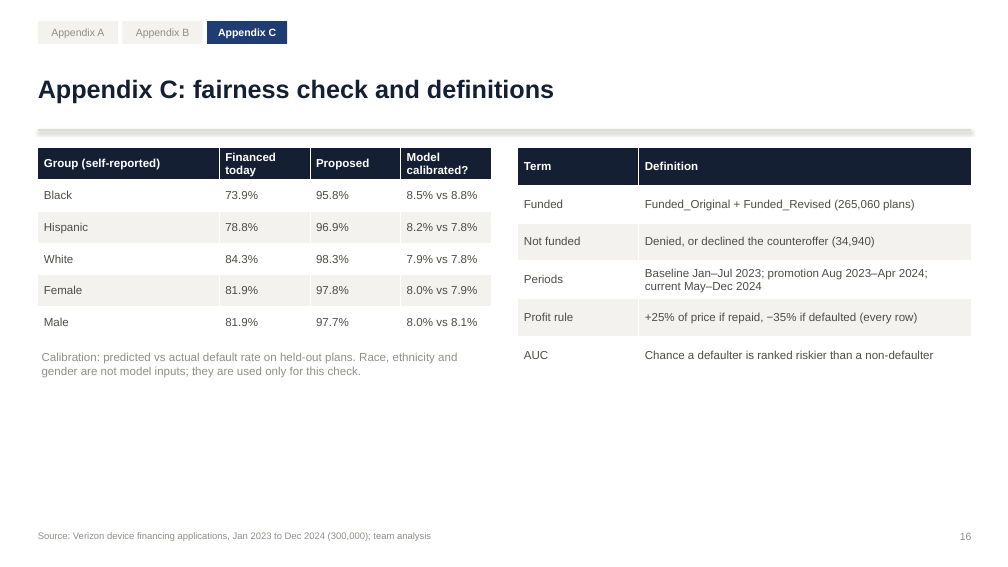
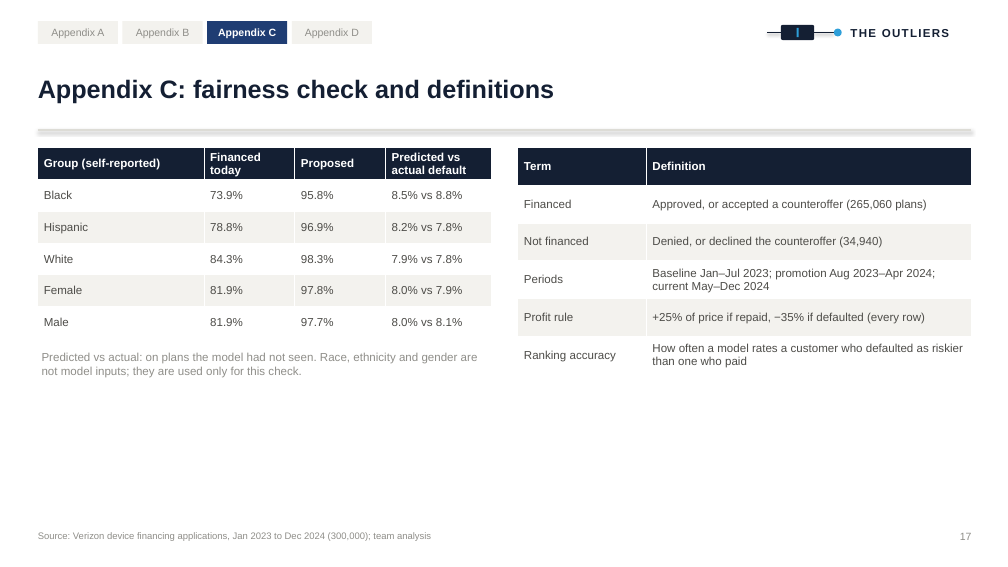
Before and after one commit to olerigha/Data-Learning, a slide deck: slide 17 of Leadership & Consulting in Data Science/Verizon EDA/Presentation/Verizon_Proposal_The_Outliers.pptx (slide 16 before the commit). Drawn at 1008x567 pixels with LibreOffice and Linux fonts; fonts in the diff are those of the drawing. Boxes give left, top, right and bottom in pixels: in the first picture for what was removed or moved away, otherwise in the second. Text is boxed around its words. In the diff, an @@ line names an element or a change of style, - is before the commit and + after.

```diff
--- a/Leadership & Consulting in Data Science/Verizon EDA/Presentation/Verizon_Proposal_The_Outliers.pptx
+++ b/Leadership & Consulting in Data Science/Verizon EDA/Presentation/Verizon_Proposal_The_Outliers.pptx
@@ rectangle added at <box>292,21,372,44</box>, fill #F3F2EE, 10 pt, text #8F8E89 @@
+Appendix D
@@ rounded rectangle added at <box>781,25,814,40</box>, fill #141F33 @@
@@ rectangle added at <box>797,28,799,37</box>, fill #2E9FD9 @@
@@ ellipse added at <box>834,29,842,36</box>, fill #2E9FD9 @@
@@ text added at <box>850,29,949,37</box>, 11 pt, text #141F33, bold @@
+THE OUTLIERS
@@ line added from (768, 33) to (781, 33), #141F33 1.2 pt @@
@@ line added from (814, 33) to (834, 33), #141F33 1.2 pt @@
@@ table at <box>38,147,492,338</box> @@
-row 1, column 4: Model calibrated?
+row 1, column 4: Predicted vs actual default
@@ table at <box>518,147,972,374</box> @@
-row 2, column 1: Funded
+row 2, column 1: Financed
-row 2, column 2: Funded_Original + Funded_Revised (265,060 plans)
+row 2, column 2: Approved, or accepted a counteroffer (265,060 plans)
-row 3, column 1: Not funded
+row 3, column 1: Not financed
-row 6, column 1: AUC
+row 6, column 1: Ranking accuracy
-row 6, column 2: Chance a defaulter is ranked riskier than a non-defaulter
+row 6, column 2: How often a model rates a customer who defaulted as riskier than one who paid
@@ text at <box>42,353,478,378</box>: text changed @@
-Calibration: predicted vs actual default rate on held-out plans. Race, ethnicity and gender are not model inputs; they are used only for this check.
+Predicted vs actual: on plans the model had not seen. Race, ethnicity and gender are not model inputs; they are used only for this check.
@@ text at <box>960,533,972,540</box>: text changed @@
-16
+17
```
Also in this commit, not shown: 12 other slides changed, 5 slides added, 3 slides removed, 44 other files.
